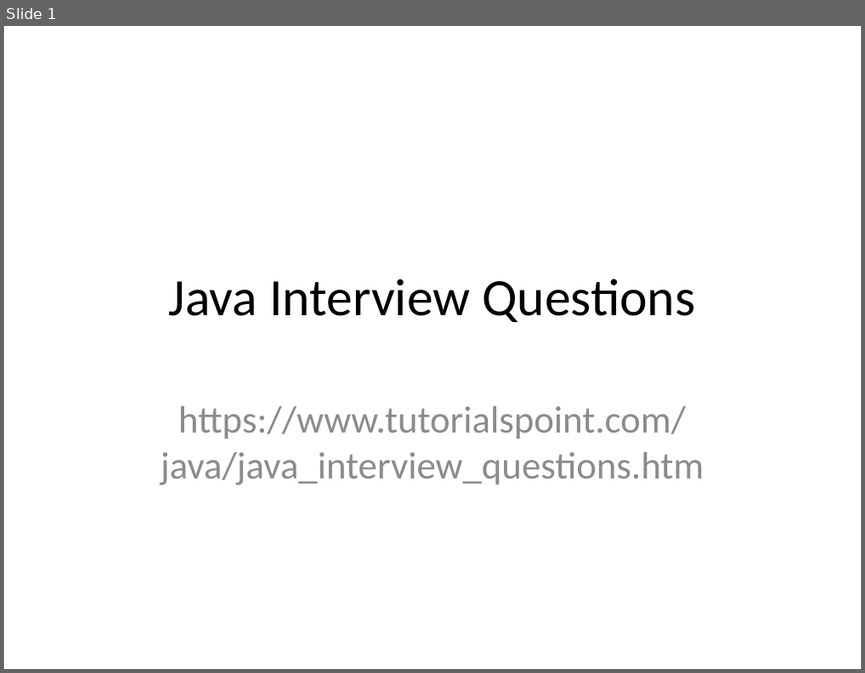
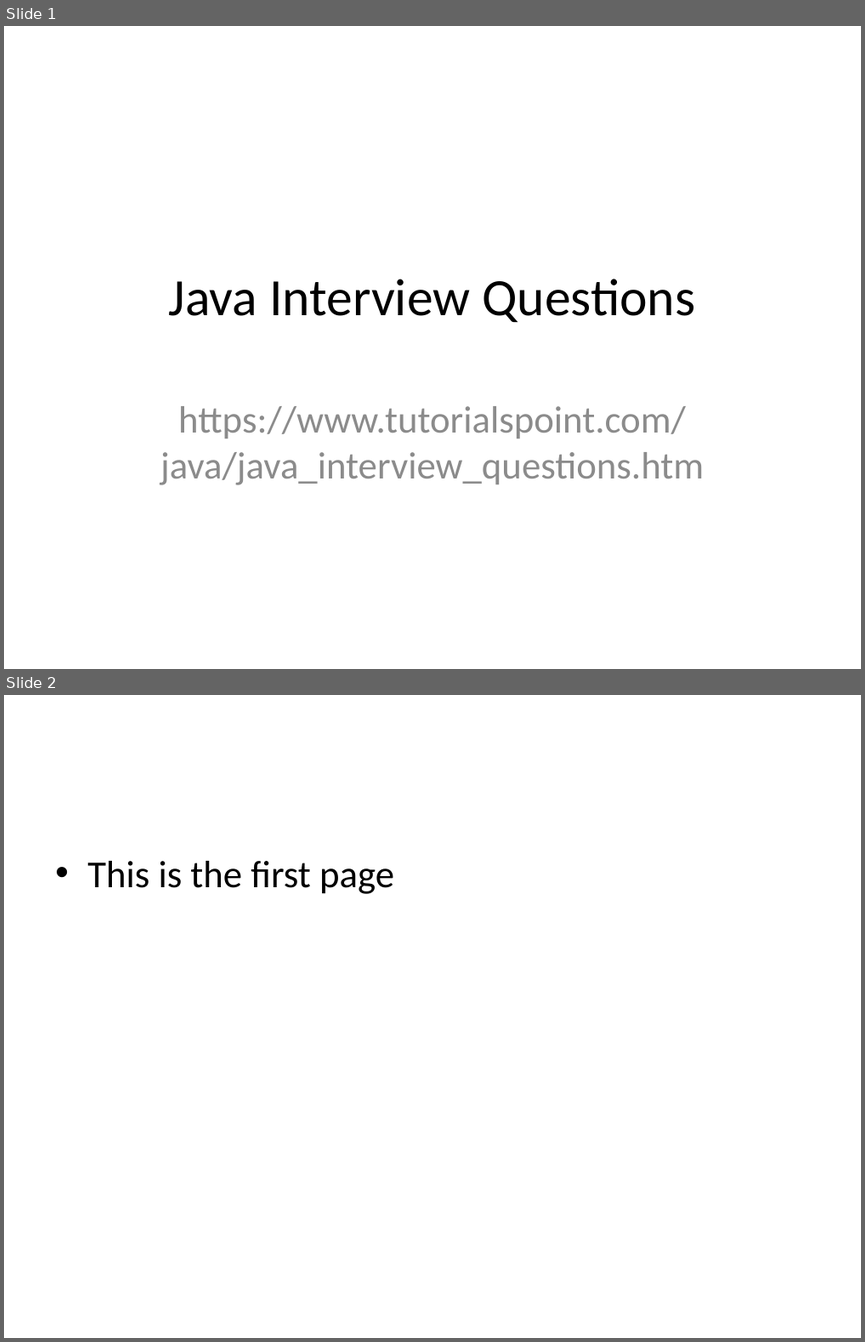
Before and after one commit to zspengyou/GitProject, a slide deck: JavaInterview.pptx. Shown one above the other, each under a label of ours: slide 1 before the commit, slides 1 and 2 after it. The pictures are 865x673 and 865x1342 pixels, drawn with LibreOffice and Linux fonts; fonts in the diff are those of the drawing. Boxes give left, top, right and bottom in pixels: in the first picture for what was removed or moved away, otherwise in the second. Text is boxed around its words. In the diff, an @@ line names an element or a change of style, - is before the commit and + after.

Commit message:
change

```diff
--- a/JavaInterview.pptx
+++ b/JavaInterview.pptx
@@ slide 2 added at [4,695,861,1338], background #FFFFFF @@
@@ text added at [87,861,394,894], 32 pt, text #000000 @@
+• This is the first page
```
Also in this commit, not shown: 1 slide removed.
